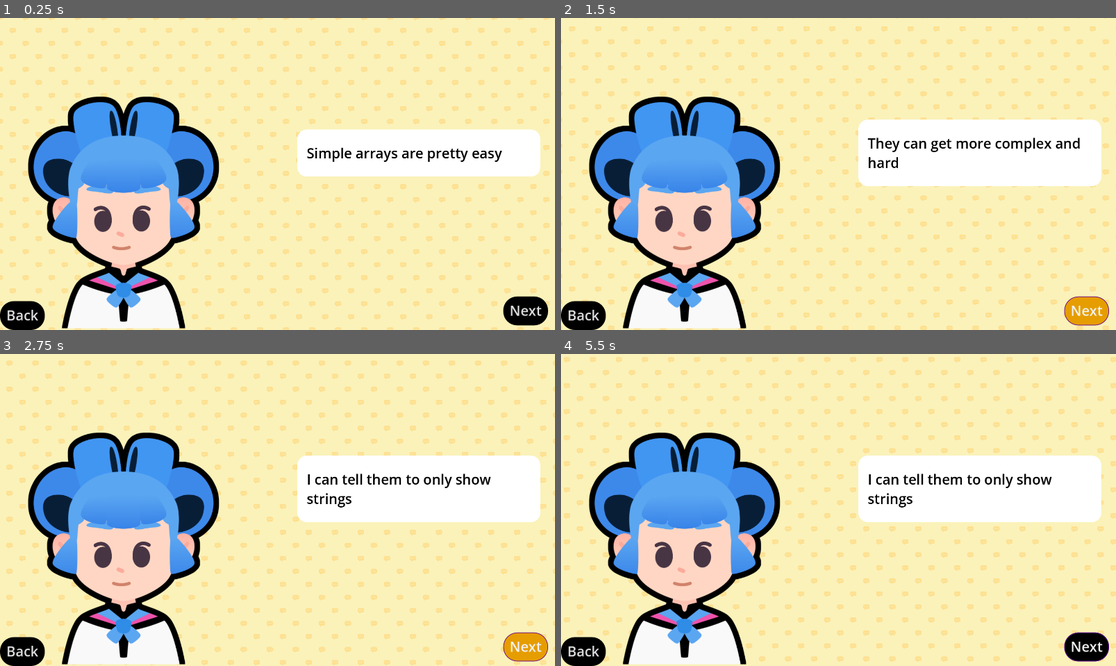
Above: before the commit, frames 1-4 (two rows, left to right).
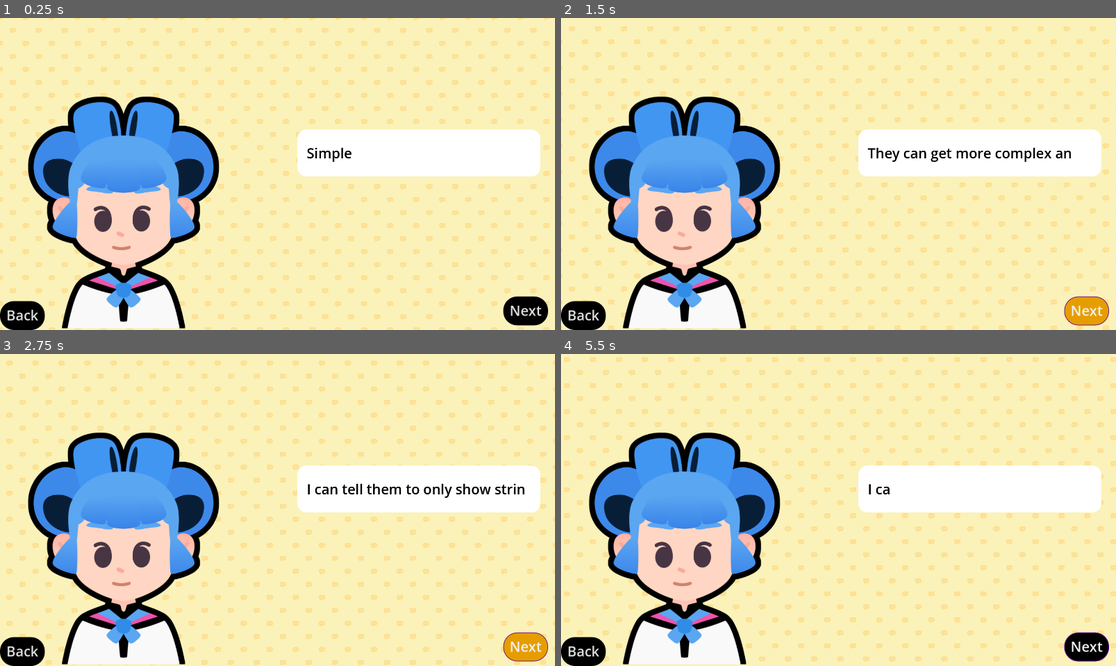
Above: after the commit, the same moments.

Repository: peeryo/2d-GameDev-course
Game: Godot game, scene res://lessons/dialog.tscn
Same seed, same stepped clock (60 frames per second), same inputs: the game is played once before the commit and once after it. Sound files missing from this copy of the repository are replaced by a short silence.
Inputs (mouse positions are in pixels of both pictures, inside the frame that each line leads up to):
- Up to frame 1 (0.25 s): no input
- Up to frame 2 (1.5 s): click "Back" at 0.5 s; click "Next" at 1.25 s
- Up to frame 3 (2.75 s): click "Next" at 2 s
- Up to frame 4 (5.5 s): tap Enter at 2.75 s; move the mouse to (960, 494) at 2.77 s; hold D (move_right) 2.78-3.53 s; tap Z every 0.75 s from 2.85 to 5.1 s; click (960, 494) at 2.92 s; tap Space at 3.02, 3.77, 5.27 s; move the mouse to (727, 525) at 3.52 s; hold S (move_down) 3.53-4.28 s; move the mouse to (894, 441) at 4.27 s; hold D (move_right) 4.28-5.03 s; move the mouse to (810, 572) at 5.02 s; hold W (move_up) from 5.03 s (still down); click (810, 572) at 5.17 s

The runs differ from the first frame. In frame 1, 0.4% of the frame differs, in the area x 64-91%, y 41-47%; in frame 2, 3.9%, in the area x 53-98%, y 32-54%; in frame 3, 3.9%; in frame 4, 3.5%.

Commit message:
M7L6 done, practices and Challenge 1, not 2

Diff:
--- a/M07.telling_a_story_workbook/lessons/dialog.gd
+++ b/M07.telling_a_story_workbook/lessons/dialog.gd
@@ -1,8 +1,11 @@
 extends Control
 
-@onready var rich_text_label = %RichTextLabel
-@onready var next_button = %NextButton
+@onready var rich_text_label: RichTextLabel = %RichTextLabel
+@onready var next_button: Button = %NextButton
 @onready var back_button = %BackButton
+@onready var audio_stream_player: AudioStreamPlayer = %AudioStreamPlayer
+
+
 
 var dialog_items :Array[String] = [
 	"Simple arrays are pretty easy",
@@ -16,6 +19,14 @@
 func show_text() -> void:
 	var current_item := dialog_items[current_item_index]
 	rich_text_label.text = current_item
+	rich_text_label.visible_ratio = 0.0
+	var tween := create_tween()
+	var text_appearing_duration := 1.2
+	tween.tween_property(rich_text_label, "visible_ratio", 1.0, text_appearing_duration)
+	var sound_max_length :=  audio_stream_player.stream.get_length() - text_appearing_duration
+	var sound_start_position := randf() * sound_max_length
+	audio_stream_player.play(sound_start_position)
+	tween.finished.connect(audio_stream_player.stop)
 
 func _ready() -> void:
 	show_text()
--- a/M07.telling_a_story_workbook/lessons/dialog.tscn
+++ b/M07.telling_a_story_workbook/lessons/dialog.tscn
@@ -6,6 +6,7 @@
 [ext_resource type="Script" path="res://lessons/dialog.gd" id="2_x5nhn"]
 [ext_resource type="Texture2D" uid="uid://copkt78vgp37i" path="res://assets/sophia.png" id="3_2s8bi"]
 [ext_resource type="Texture2D" uid="uid://d000xjtr4iqtk" path="res://assets/emotion_regular.png" id="4_bft4r"]
+[ext_resource type="AudioStream" uid="uid://bafjgt7eu3x5a" path="res://assets/talking_synth.ogg" id="7_lu6f6"]
 
 [sub_resource type="ShaderMaterial" id="ShaderMaterial_0p81p"]
 shader = ExtResource("1_u8fv2")
@@ -108,3 +109,7 @@
 grow_vertical = 0
 text = "Back
 "
+
+[node name="AudioStreamPlayer" type="AudioStreamPlayer" parent="."]
+unique_name_in_owner = true
+stream = ExtResource("7_lu6f6")
--- a/M07.telling_a_story_workbook/practices/L6.P1.poetry/poetry.gd
+++ b/M07.telling_a_story_workbook/practices/L6.P1.poetry/poetry.gd
@@ -23,4 +23,7 @@
 func _ready() -> void:
 	rich_text_label.text = lines
 	# Make sure to start the visible ratio at 0
+	rich_text_label.visible_ratio = 0.0
 	# Create a tween, and grow the visible ratio to 1 over appearance_time
+	var tween := create_tween()
+	tween.tween_property(rich_text_label, "visible_ratio", 1.0, appearance_time)
--- a/M07.telling_a_story_workbook/practices/L6.P1.poetry/poetry.tscn
+++ b/M07.telling_a_story_workbook/practices/L6.P1.poetry/poetry.tscn
@@ -1,12 +1,13 @@
-[gd_scene load_steps=4 format=3]
+[gd_scene load_steps=4 format=3 uid="uid://dkyoh28cassu3"]
 
-[ext_resource type="Material" path="res://practices/L6.P1.poetry/assets/practice_background_material.tres" id="1_p3bna"]
-[ext_resource type="Theme" path="res://practices/L6.P1.poetry/assets/practice_exercises_theme.tres" id="2_vjy2o"]
+[ext_resource type="Material" uid="uid://blciib2n6bpvf" path="res://practices/L6.P1.poetry/assets/practice_background_material.tres" id="1_p3bna"]
+[ext_resource type="Theme" uid="uid://dt2geayaiwfiv" path="res://practices/L6.P1.poetry/assets/practice_exercises_theme.tres" id="2_vjy2o"]
 [ext_resource type="Script" path="res://practices/L6.P1.poetry/poetry.gd" id="3_jrgwo"]
 
 [node name="Poetry" type="ColorRect"]
 material = ExtResource("1_p3bna")
 custom_minimum_size = Vector2(960, 540)
+anchors_preset = 15
 anchor_right = 1.0
 anchor_bottom = 1.0
 grow_horizontal = 2
--- a/M07.telling_a_story_workbook/practices/L6.P2.typewriter/typewriter.gd
+++ b/M07.telling_a_story_workbook/practices/L6.P2.typewriter/typewriter.gd
@@ -24,6 +24,15 @@
 func _ready() -> void:
 	rich_text_label.text = lines
 	# Set the text's `visible_ratio` back to `0`
+	rich_text_label.visible_ratio = 0.0
+
 	# Make sure you animate the `visible_ratio` over `appearance_time`
+	var tween := create_tween()
+	tween.tween_property(rich_text_label, "visible_ratio", 1.0, appearance_time)
+
 	# Start playing the sound
+	var sound_max_length = audio_stream_player.stream.get_length() - appearance_time
+	var sound_start_position = randf() * sound_max_length
+	audio_stream_player.play(sound_start_position)
 	# And also remember to stop it!
+	tween.finished.connect(audio_stream_player.stop)
--- a/M07.telling_a_story_workbook/practices/L6.P2.typewriter/typewriter.tscn
+++ b/M07.telling_a_story_workbook/practices/L6.P2.typewriter/typewriter.tscn
@@ -1,13 +1,14 @@
-[gd_scene load_steps=5 format=3]
+[gd_scene load_steps=5 format=3 uid="uid://b5x5cccjnirvm"]
 
-[ext_resource type="Material" path="res://practices/L6.P2.typewriter/assets/practice_background_material.tres" id="1_2408u"]
-[ext_resource type="Theme" path="res://practices/L6.P2.typewriter/assets/practice_exercises_theme.tres" id="2_4j5l6"]
+[ext_resource type="Material" uid="uid://dmef1amrv175m" path="res://practices/L6.P2.typewriter/assets/practice_background_material.tres" id="1_2408u"]
+[ext_resource type="Theme" uid="uid://v0dvpkkl7lel" path="res://practices/L6.P2.typewriter/assets/practice_exercises_theme.tres" id="2_4j5l6"]
 [ext_resource type="Script" path="res://practices/L6.P2.typewriter/typewriter.gd" id="3_r2wfa"]
-[ext_resource type="AudioStream" path="res://practices/L6.P2.typewriter/assets/human_vel-002.wav" id="4_ukiee"]
+[ext_resource type="AudioStream" uid="uid://lediykc1phcl" path="res://practices/L6.P2.typewriter/assets/human_vel-002.wav" id="4_ukiee"]
 
 [node name="Typewriter" type="ColorRect"]
 material = ExtResource("1_2408u")
 custom_minimum_size = Vector2(960, 540)
+anchors_preset = 15
 anchor_right = 1.0
 anchor_bottom = 1.0
 grow_horizontal = 2
Not shown: 1 places in M07.telling_a_story_workbook/lessons/dialog.tscn that only renumber resources
